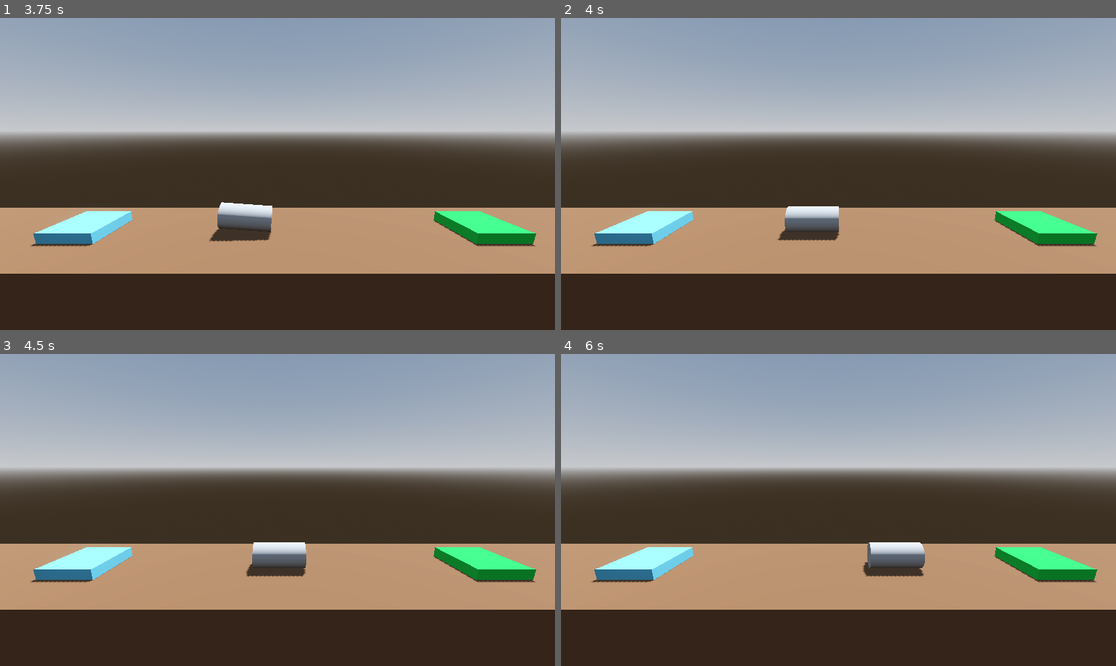
Above: before the commit, frames 1-4 (two rows, left to right).
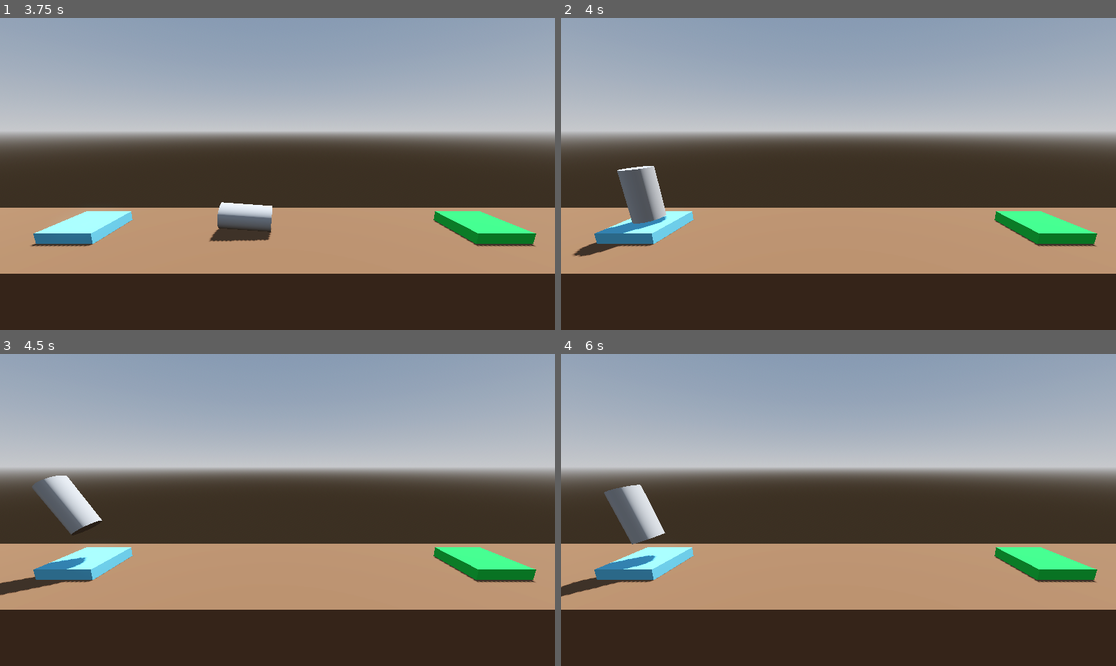
Above: after the commit, the same moments.

Repository: beltranbot/project-boost
Game: Godot game, scene res://Level/level.tscn
Same seed, same stepped clock (60 frames per second), same inputs: the game is played once before the commit and once after it.
Inputs:
- Up to frame 1 (3.75 s): tap Enter at 0.5 s; hold D (rotate_right) 0.53-1.28 s; hold Space (boost) 0.53-1.28 s; hold A (rotate_left) 1.28-2.03 s; tap Space (boost) at 1.35, 2.85 s; hold Space (boost) 2.03-2.78 s; hold D (rotate_right) 2.03-3.53 s; hold A (rotate_left) from 3.53 s (still down); hold Space (boost) from 3.53 s (still down)
- Up to frame 2 (4 s): keep holding A (rotate_left); keep holding Space (boost)
- Up to frame 3 (4.5 s): keep holding A (rotate_left); release Space (boost) at 4.28 s; tap Space (boost) at 4.35 s
- Up to frame 4 (6 s): hold Space (boost) 5.03-5.78 s; release A (rotate_left) at 5.78 s; hold D (rotate_right) from 5.78 s (still down); tap Space (boost) at 5.85 s

Frame 1 is identical in both runs. In frame 2, 2.6% of the frame differs, in the area x 2-51%, y 47-77%; in frame 3, 2.8%; in frame 4, 2.8%, in the area x 0-66%, y 41-78%.

Commit message:
2.11 crashing and respawning

Diff:
--- a/Player/player.gd
+++ b/Player/player.gd
@@ -22,7 +22,17 @@
 
 func _on_body_entered(body: Node) -> void:
 	if "Hazard" in body.get_groups():
-		print("You lose!")
+		crash_sequence()
 
 	if "Goal" in body.get_groups():
-		print("You win!")
+		complete_level()
+
+
+func crash_sequence() -> void:
+	print("KABOOM!")
+	get_tree().reload_current_scene()
+
+
+func complete_level() -> void:
+	print("Level complete")
+	get_tree().quit()
